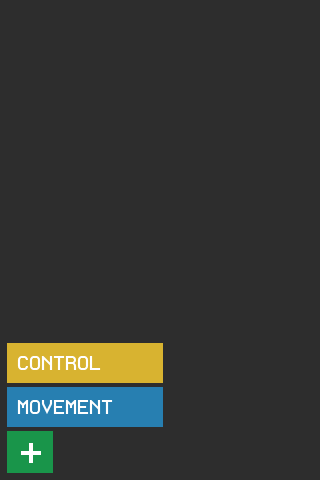
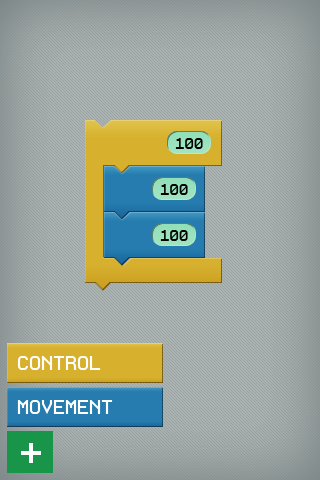
Layered file, before and after one edit (320x480). Changes by layer:
added group "movement_object" (1st of 2) with 4 layers above "movement_object" over [104, 212, 205, 266]
added layer "100 copy 3" in group "movement_object" over [160, 230, 188, 241]
added layer "Shape 7 copy 3" in group "movement_object" over [152, 223, 196, 246]
added layer "Shape 3 copy 3" in group "movement_object" over [104, 212, 205, 266]
added group "movement_object" (2nd of 2) with 4 layers above "control_object" over [104, 166, 205, 220]
added layer "100 copy 2" in group "movement_object" over [160, 184, 188, 195]
added layer "Shape 7 copy 2" in group "movement_object" over [152, 177, 196, 200]
added layer "Shape 3 copy 2" in group "movement_object" over [104, 166, 205, 220]
added group "control_object" with 4 layers above "control" over [85, 120, 222, 291]
added layer "100 copy 4" in group "control_object" over [175, 138, 203, 149]
added layer "Shape 7 copy 4" in group "control_object" over [167, 131, 211, 154]
added layer "Shape 3 copy 4" in group "control_object" over [85, 120, 222, 291]
removed layer "Background" over [0, 0, 320, 480]
added group "background vinette" with 2 layers above "background" over [0, 0, 320, 480]
added layer "Layer 1 copy" (screen, 37%) in group "background vinette" over [0, 0, 320, 480]
added layer "Layer 2" in group "background vinette" over [0, 0, 320, 480]
